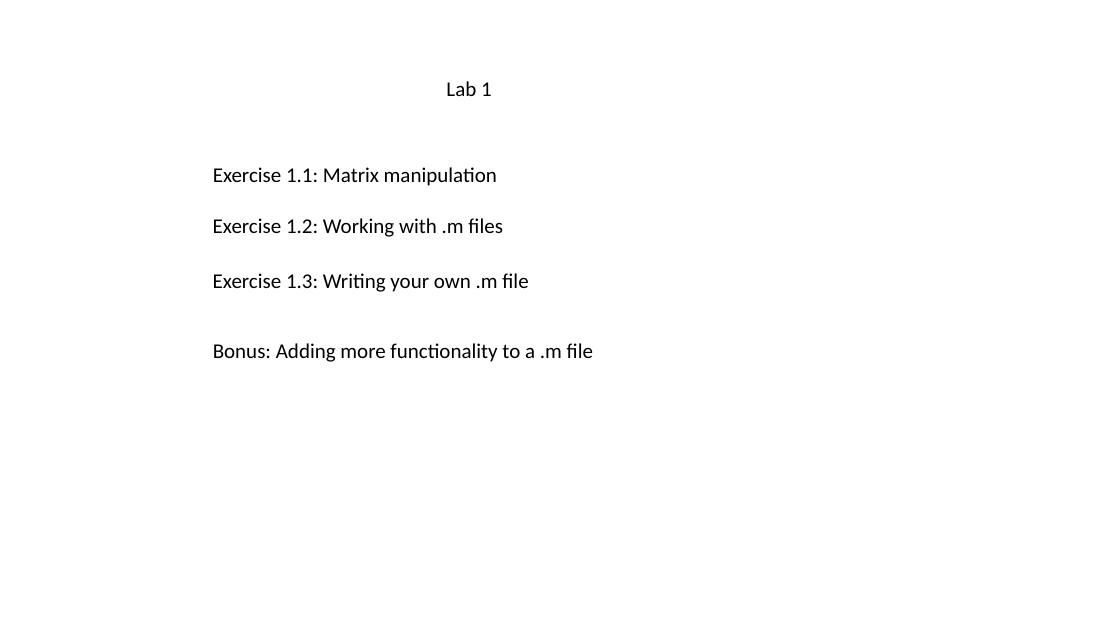
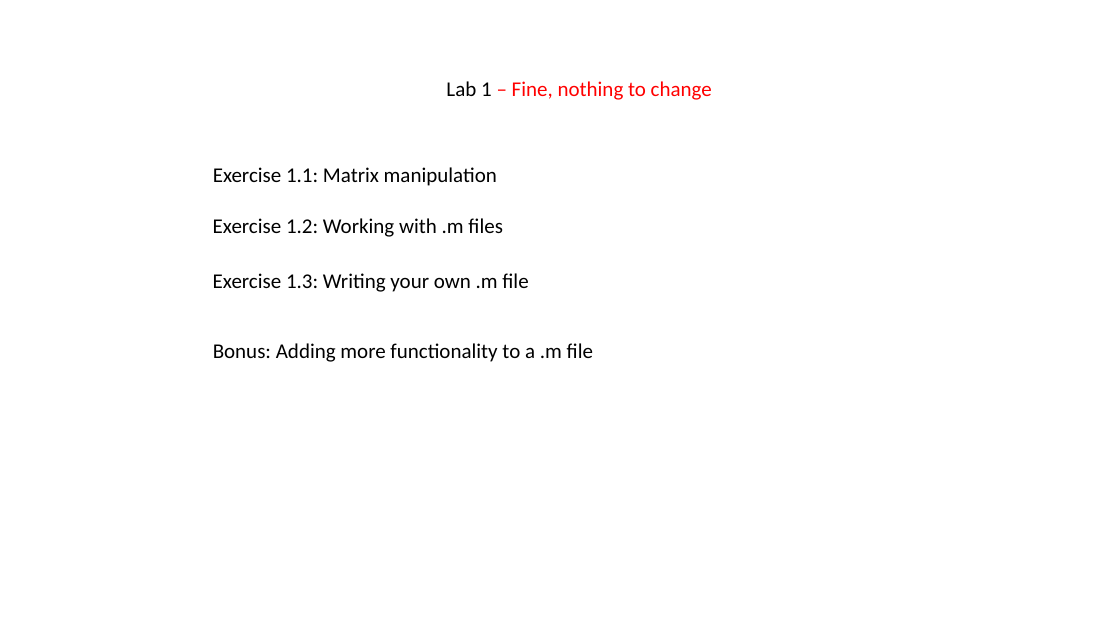
Before and after one commit to adammetcalf/Summer-Reseach, a slide deck: slide 1 of Lesson Layout.pptx. Drawn at 1120x630 pixels with LibreOffice and Linux fonts; fonts in the diff are those of the drawing. Boxes give left, top, right and bottom in pixels: in the first picture for what was removed or moved away, otherwise in the second. Text is boxed around its words. In the diff, an @@ line names an element or a change of style, - is before the commit and + after.

```diff
--- a/Lesson Layout.pptx
+++ b/Lesson Layout.pptx
@@ text at (x1=446, y1=81, x2=712, y2=100): text changed; text colour #000000 to #FF0000 @@
-Lab 1
+Lab 1 – Fine, nothing to change
```
Also in this commit, not shown: 2 other slides changed, 3 other files.
